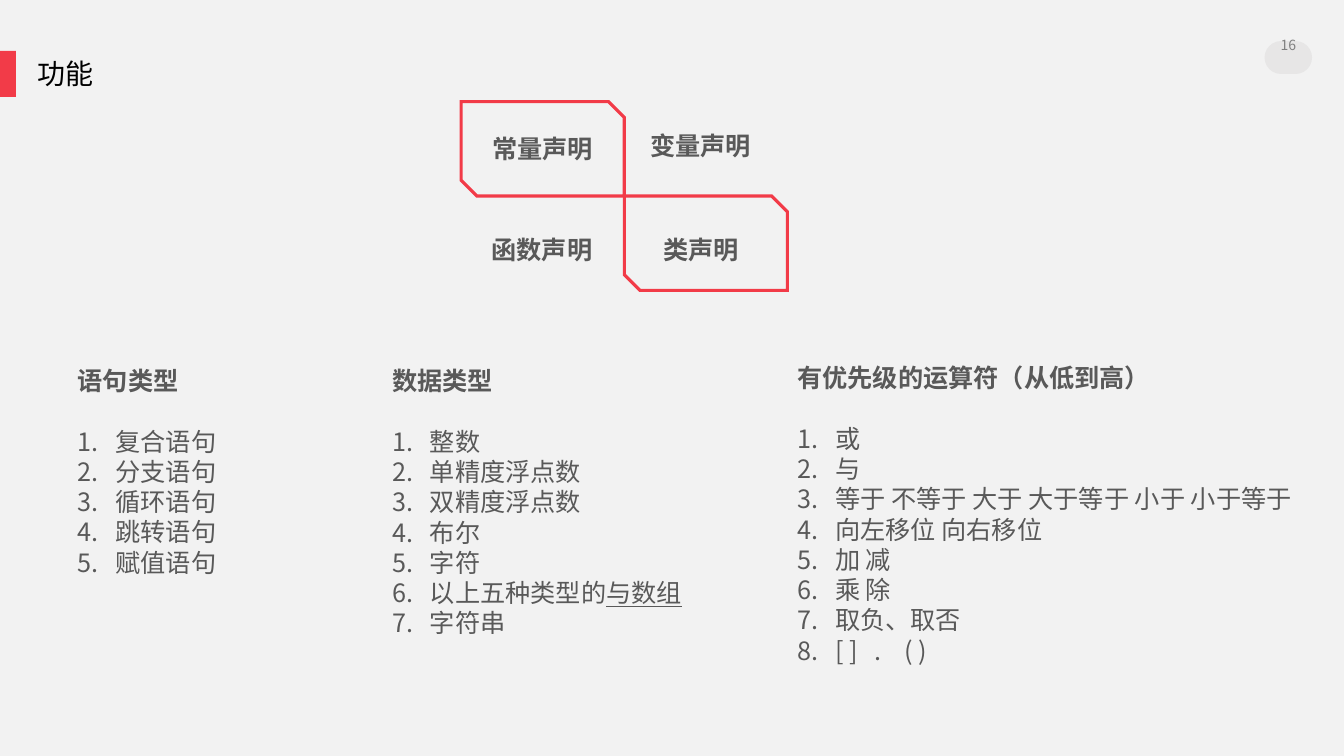
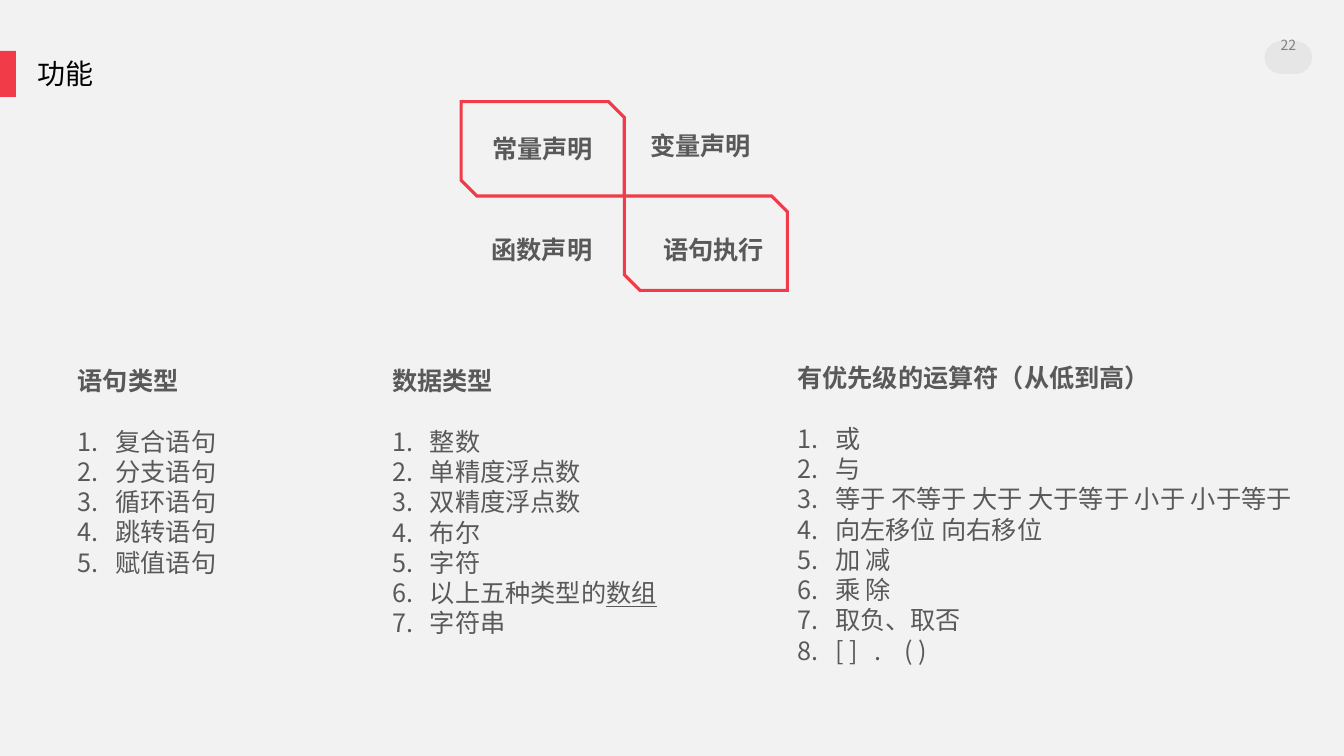
Before and after one commit to Skyminers/SkyCompiler, a slide deck: slide 22 of doc/SkyCompiler.pptx (slide 16 before the commit). Drawn at 1344x756 pixels with LibreOffice and Linux fonts; fonts in the diff are those of the drawing. Boxes give left, top, right and bottom in pixels: in the first picture for what was removed or moved away, otherwise in the second. Text is boxed around its words. In the diff, an @@ line names an element or a change of style, - is before the commit and + after.

```diff
--- a/doc/SkyCompiler.pptx
+++ b/doc/SkyCompiler.pptx
@@ page number at [1281, 40, 1297, 50]: text changed @@
-16
+22
@@ text at [663, 237, 764, 262]: text changed @@
-类声明
+语句执行
@@ text at [430, 581, 657, 607]: text changed @@
-6. 以上五种类型的与数组
+6. 以上五种类型的数组
```
Also in this commit, not shown: 7 other slides changed, 8 slides added.
